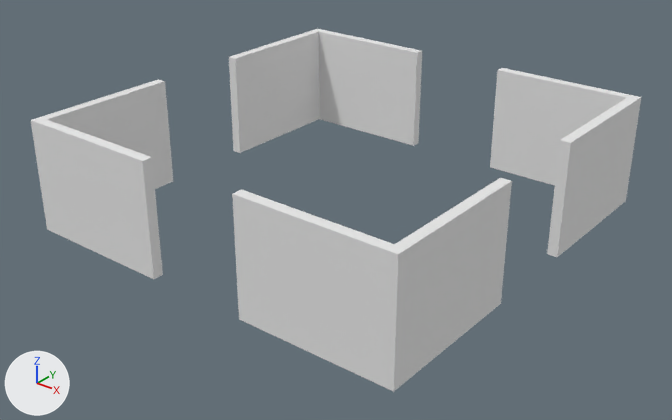
Before and after pictures for a commit that changed the Blender file res/ld40.blend.
Before and after are seen from a 50 mm lens placed at (5.01, -6.41, 3.99), pointed at (0.05, -0.21, 0.15). Every picture has the same lights, and +X, +Y and +Z are marked at lower left.
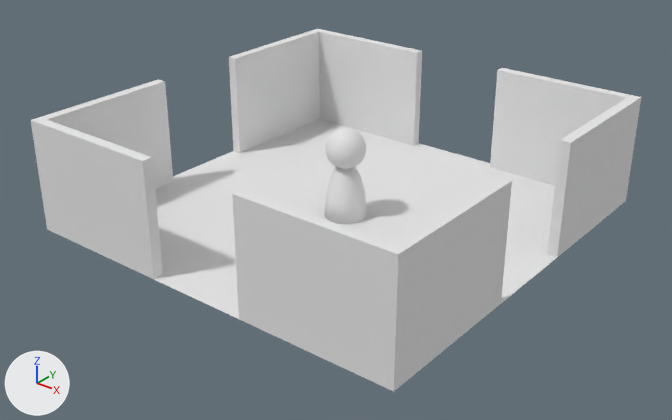
Location of each change, [x1, y1, x2, y2] in pixels of the pictures (672 x 420 px):
'Floor', shown: after [154, 119, 557, 319]
'Icosphere', added: after [324, 128, 367, 224]

What changed in the scene script:
```text
Add mat_material:
    mat_material = diffuse_material('Material')
    mat_material.base_color = (0.8, 0.8, 0.8)  # white #e7e7e7
Add me_icosphere_001:
    me_icosphere_001.from_pydata(...)  # 307 vertices, 305 faces; spans x -0.208..0.208, y -0.208..0.208, z 0.0..0.889
    me_icosphere_001.polygons.foreach_set('use_smooth', [True] * 305)
    me_icosphere_001.materials.append(mat_material)  # its picture is missing
Change ob_floor:
    remove ob_floor.hide_set(True)  # its collection is switched off
Add ob_icosphere:
    ob_icosphere = bpy.data.objects.new('Icosphere', me_icosphere_001)
    ob_icosphere.location = (0.0, 0.0, 0.0)
```
